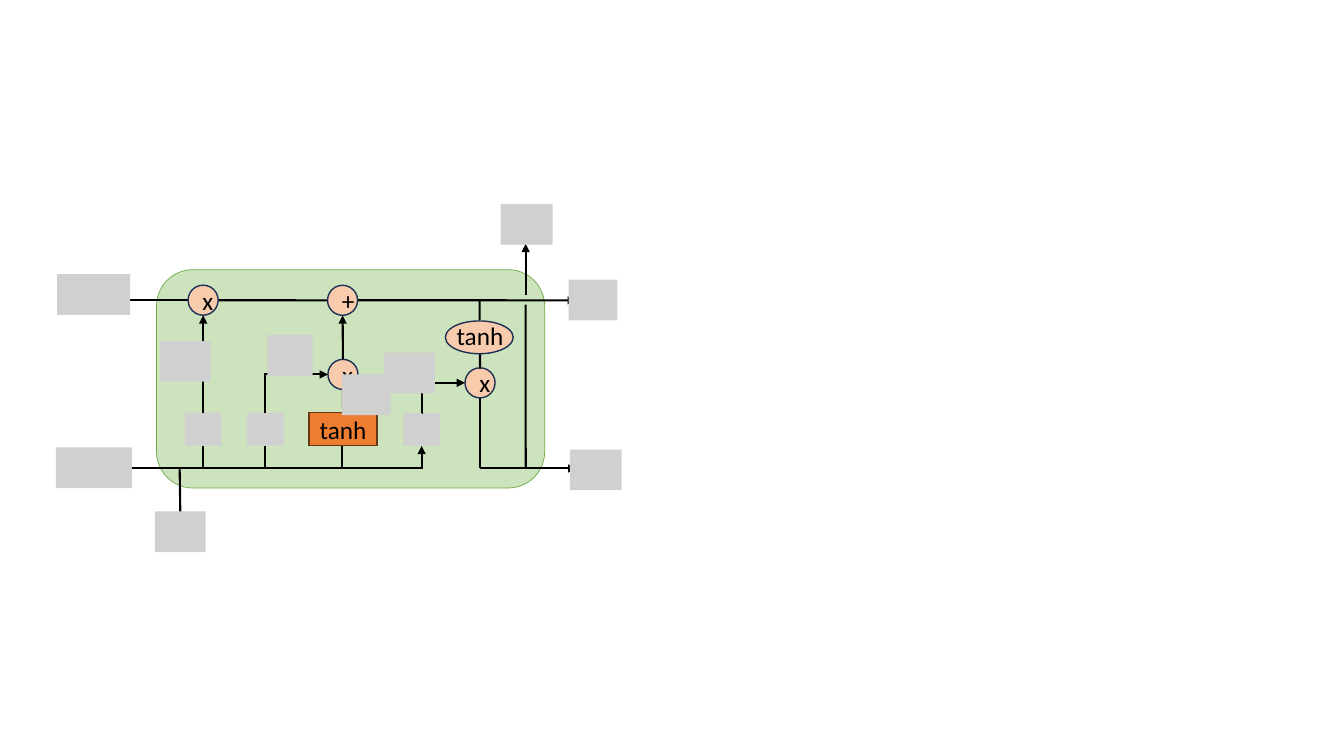
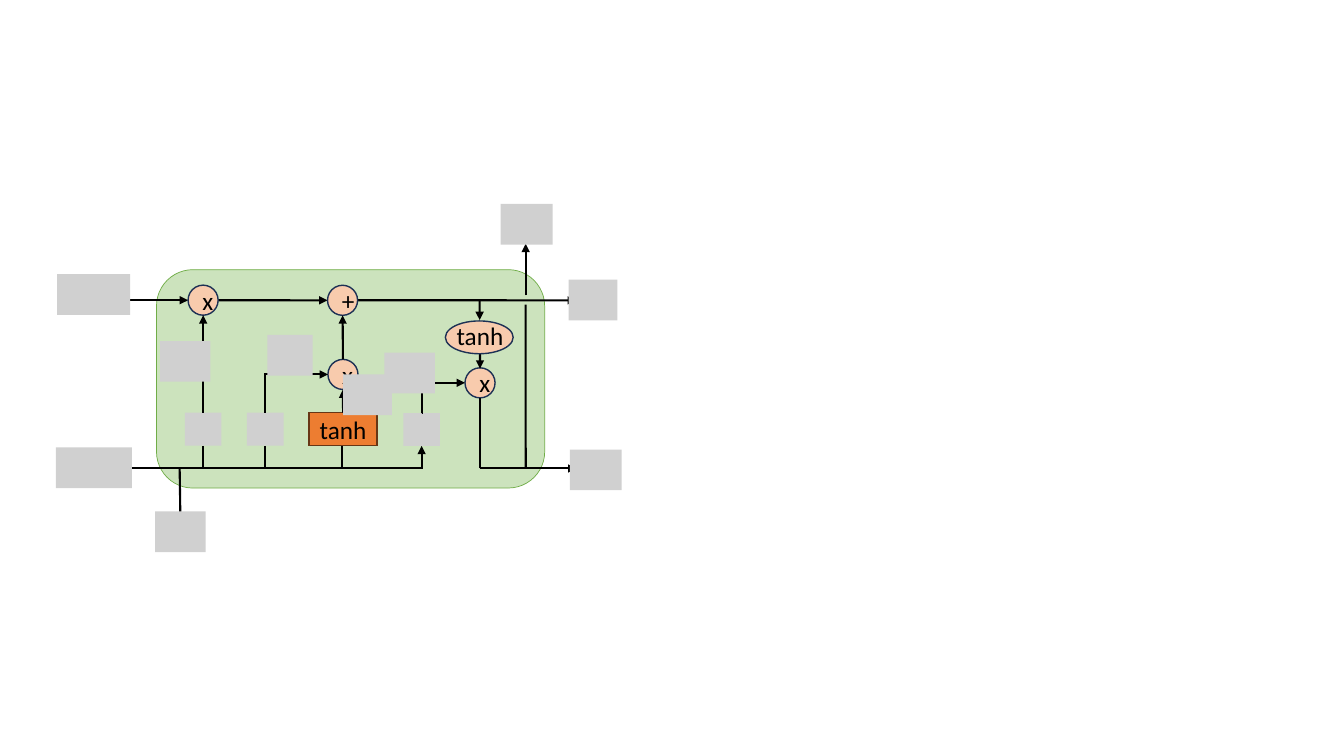
Before and after one commit to zz4fap/c24_inteligencia_artificial, a slide deck: slide 96 of slides/C24_RNN.pptx (slide 95 before the commit). Drawn at 1344x756 pixels with LibreOffice and Linux fonts; fonts in the diff are those of the drawing; grey boxes stand for pictures. Boxes give left, top, right and bottom in pixels: in the first picture for what was removed or moved away, otherwise in the second. Text is boxed around its words. In the diff, an @@ line names an element or a change of style, - is before the commit and + after.

```diff
--- a/slides/C24_RNN.pptx
+++ b/slides/C24_RNN.pptx
@@ line (125, 300) - (189, 300): line to arrow @@
@@ line (218, 300) - (328, 300): line to arrow @@
@@ line (480, 321) - (480, 300): line to arrow @@
@@ line (480, 369) - (480, 353): line to arrow @@
@@ line (343, 412) - (343, 389): line to arrow @@
```
Also in this commit, not shown: 13 other slides changed, 1 slide added, 1 other file.
